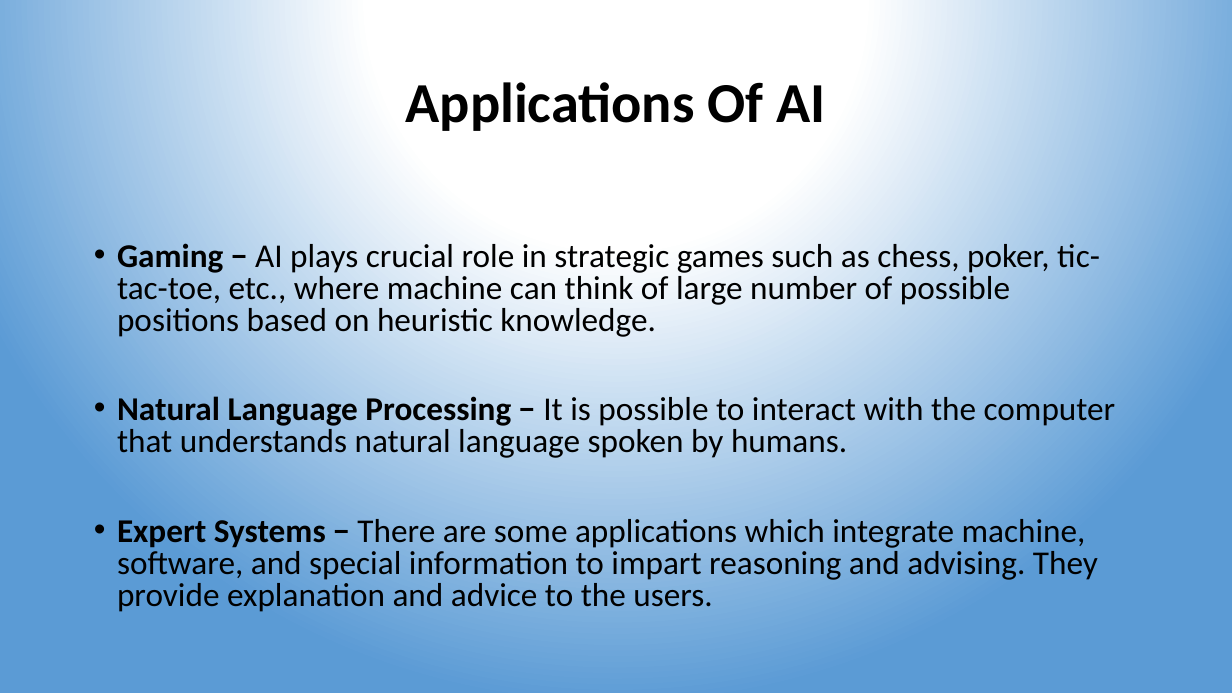
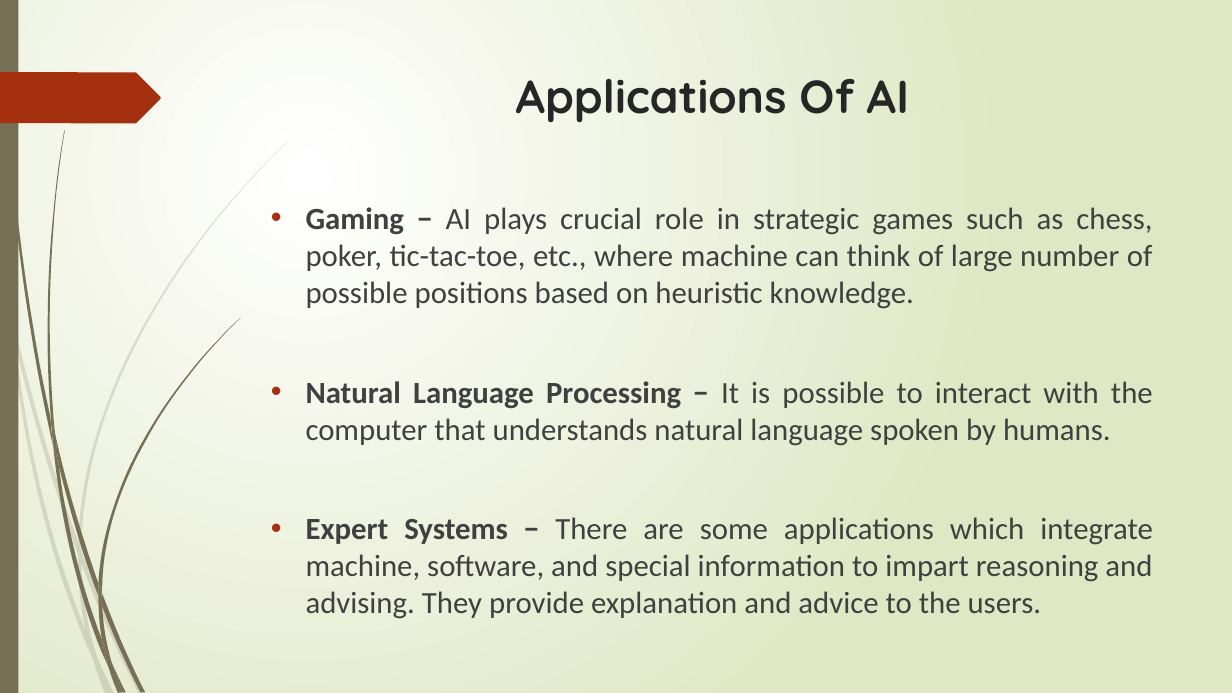
Before and after one commit to lalitgiri/Angular_Practice_Program, a slide deck: slide 21 of Ecommerce-Project/report data/colloquium.pptx. Drawn at 1232x693 pixels with LibreOffice and Linux fonts; fonts in the diff are those of the drawing. Boxes give left, top, right and bottom in pixels: in the first picture for what was removed or moved away, otherwise in the second. Text is boxed around its words. In the diff, an @@ line names an element or a change of style, - is before the commit and + after.

```diff
--- a/Ecommerce-Project/report data/colloquium.pptx
+++ b/Ecommerce-Project/report data/colloquium.pptx
@@ background gradient #FFFFFF to #5B9BD5 to gradient #FFFFFF to #DFE8C4 @@
@@ rectangle added at bbox=[0, 0, 18, 693], fill #766F54 @@
@@ freeform shape added at bbox=[0, 72, 161, 123], fill #A53010 @@
@@ title "Applications Of AI": place and size @@
-title "Applications Of AI" at bbox=[406, 82, 825, 131]
+title "Applications Of AI" at bbox=[516, 79, 909, 122]
@@ title "Applications Of AI" at bbox=[516, 79, 909, 122]: size 44 to 36 pt, font Calibri to Quicksand, text colour #000000 to #262626; line spacing 0.9 to 1; vertical alignment middle to top @@
@@ text "Gaming − AI plays crucial ...": place and size @@
-text "Gaming − AI plays crucial ..." at bbox=[117, 243, 1116, 612]
+text "Gaming − AI plays crucial ..." at bbox=[306, 207, 1153, 619]
@@ text "Gaming − AI plays crucial ..." at bbox=[306, 207, 1153, 619]: size 25.9 to 24 pt, text colour #000000 to #404040; alignment left to justified; indent changed; line spacing 0.8 to 1 @@
@@ group added at bbox=[0, 141, 288, 693]: 10 freeform shapes @@
@@ group added at bbox=[3, 0, 240, 693]: 12 freeform shapes @@
```
Also in this commit, not shown: 28 other slides changed, 23 other files.
